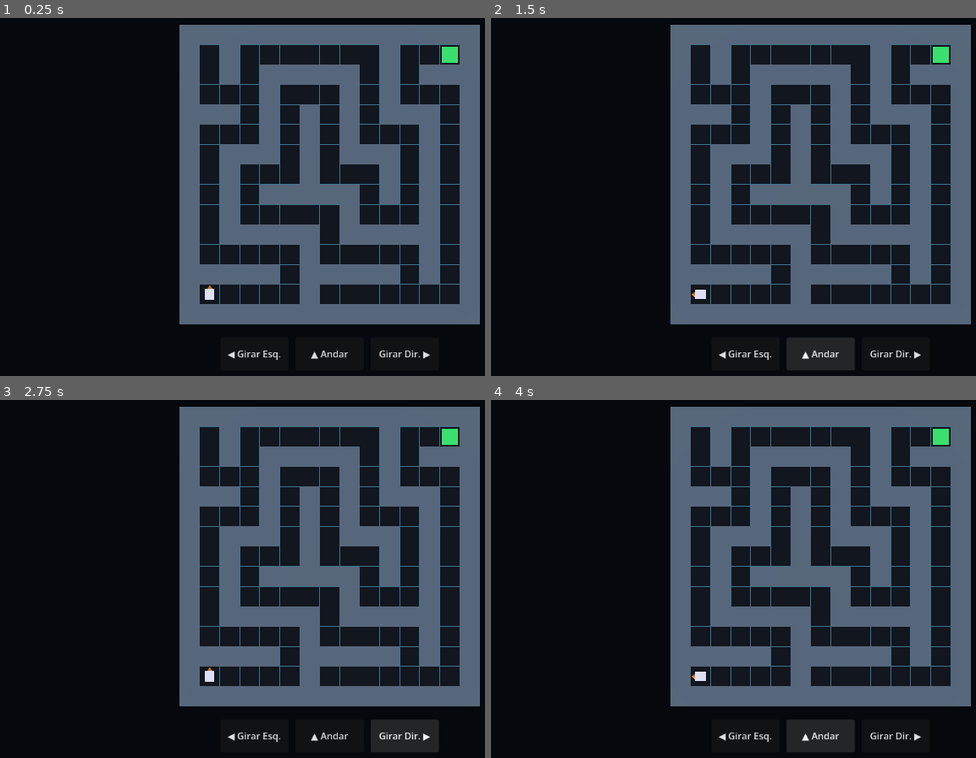
Above: before the commit, frames 1-4 (two rows, left to right).
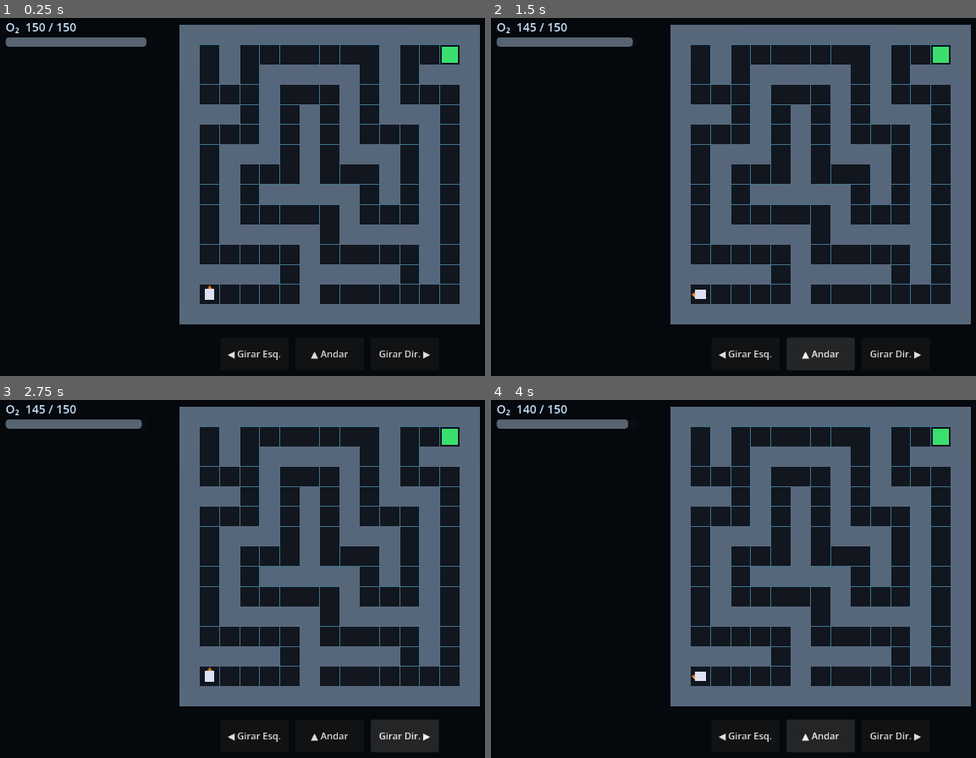
Above: after the commit, the same moments.

Repository: Brendler17/JD
Game: Godot game, scene res://scenes/main/main.tscn
Same seed, same stepped clock (60 frames per second), same inputs: the game is played once before the commit and once after it.
Inputs:
- Up to frame 1 (0.25 s): no input
- Up to frame 2 (1.5 s): click "◀ Girar Esq." at 0.5 s; click "▲ Andar" at 1.25 s
- Up to frame 3 (2.75 s): click "Girar Dir. ▶" at 2 s
- Up to frame 4 (4 s): click "◀ Girar Esq." at 2.75 s; click "▲ Andar" at 3.5 s

The runs differ from the first frame. In frame 1, 0.9% of the frame differs, in the area x 1-31%, y 1-9%; in frame 2, 0.9%; in frame 3, 0.9%; in frame 4, 0.9%.

Commit message:
feat: implementa GameState com oxigênio, vitória/derrota e reinício

Diff:
--- a/project.godot
+++ b/project.godot
@@ -22,6 +22,7 @@
 [autoload]
 
 EventBus="*res://scripts/autoload/event_bus.gd"
+GameState="*res://scripts/autoload/game_state.gd"
 
 [dotnet]
 
--- a/scenes/main/main.tscn
+++ b/scenes/main/main.tscn
@@ -1,10 +1,12 @@
-[gd_scene load_steps=10 format=3 uid="uid://bqqfv4d7oitwm"]
+[gd_scene load_steps=12 format=3 uid="uid://bqqfv4d7oitwm"]
 
 [ext_resource type="PackedScene" path="res://scenes/entities/capsule.tscn" id="1_capsule"]
 [ext_resource type="PackedScene" path="res://scenes/ui/movement_panel.tscn" id="2_panel"]
 [ext_resource type="Shader" path="res://assets/shaders/debug_grid.gdshader" id="3_grid"]
 [ext_resource type="Resource" path="res://resources/maze_configs/campaign_01.tres" id="4_maze"]
 [ext_resource type="Script" path="res://scripts/systems/maze_builder.gd" id="5_builder"]
+[ext_resource type="PackedScene" path="res://scenes/ui/oxygen_gauge.tscn" id="6_gauge"]
+[ext_resource type="PackedScene" path="res://scenes/ui/game_over_screen.tscn" id="7_gameover"]
 
 [sub_resource type="Environment" id="Env_debug"]
 background_mode = 1
@@ -50,3 +52,7 @@
 [node name="UI" type="CanvasLayer" parent="."]
 
 [node name="MovementPanel" parent="UI" instance=ExtResource("2_panel")]
+
+[node name="OxygenGauge" parent="UI" instance=ExtResource("6_gauge")]
+
+[node name="GameOverScreen" parent="UI" instance=ExtResource("7_gameover")]
--- /dev/null
+++ b/scenes/ui/game_over_screen.tscn
@@ -0,0 +1,53 @@
+[gd_scene load_steps=2 format=3]
+
+[ext_resource type="Script" path="res://scripts/ui/game_over_screen.gd" id="1_screen"]
+
+[node name="GameOverScreen" type="Control"]
+layout_mode = 3
+anchors_preset = 15
+anchor_right = 1.0
+anchor_bottom = 1.0
+grow_horizontal = 2
+grow_vertical = 2
+script = ExtResource("1_screen")
+
+[node name="Dim" type="ColorRect" parent="."]
+layout_mode = 1
+anchors_preset = 15
+anchor_right = 1.0
+anchor_bottom = 1.0
+grow_horizontal = 2
+grow_vertical = 2
+color = Color(0, 0, 0, 0.75)
+
+[node name="Center" type="CenterContainer" parent="."]
+layout_mode = 1
+anchors_preset = 15
+anchor_right = 1.0
+anchor_bottom = 1.0
+grow_horizontal = 2
+grow_vertical = 2
+
+[node name="Content" type="VBoxContainer" parent="Center"]
+layout_mode = 2
+theme_override_constants/separation = 16
+
+[node name="TitleLabel" type="Label" parent="Center/Content"]
+unique_name_in_owner = true
+layout_mode = 2
+theme_override_font_sizes/font_size = 40
+text = "FIM"
+horizontal_alignment = 1
+
+[node name="SubtitleLabel" type="Label" parent="Center/Content"]
+unique_name_in_owner = true
+layout_mode = 2
+horizontal_alignment = 1
+
+[node name="RetryButton" type="Button" parent="Center/Content"]
+unique_name_in_owner = true
+custom_minimum_size = Vector2(200, 48)
+layout_mode = 2
+size_flags_horizontal = 4
+focus_mode = 0
+text = "Tentar novamente"
--- /dev/null
+++ b/scenes/ui/oxygen_gauge.tscn
@@ -0,0 +1,24 @@
+[gd_scene load_steps=2 format=3]
+
+[ext_resource type="Script" path="res://scripts/ui/oxygen_gauge.gd" id="1_gauge"]
+
+[node name="OxygenGauge" type="VBoxContainer"]
+offset_left = 24.0
+offset_top = 24.0
+offset_right = 264.0
+offset_bottom = 80.0
+mouse_filter = 2
+script = ExtResource("1_gauge")
+
+[node name="OxygenLabel" type="Label" parent="."]
+unique_name_in_owner = true
+theme_override_font_sizes/font_size = 20
+text = "O₂  150 / 150"
+
+[node name="OxygenBar" type="ProgressBar" parent="."]
+unique_name_in_owner = true
+custom_minimum_size = Vector2(240, 16)
+mouse_filter = 2
+max_value = 150.0
+value = 150.0
+show_percentage = false
--- a/scripts/autoload/event_bus.gd
+++ b/scripts/autoload/event_bus.gd
@@ -8,11 +8,19 @@
 signal request_rotate_left
 signal request_rotate_right
 
+# --- Intenções vindas da UI (fluxo de partida) ---
+signal request_restart
+
 # --- Fatos emitidos pela Capsule após executar uma ação ---
 signal capsule_moved(new_position: Vector2i, direction: Vector2i)
 signal capsule_rotated(new_direction: Vector2i)
 ## Tentou andar para uma célula bloqueada (parede ou fora do labirinto); a cápsula não se moveu.
 signal capsule_collided(blocked_cell: Vector2i, direction: Vector2i)
+## Entrou na célula de saída. Emitido ANTES de capsule_moved desse mesmo passo,
+## para que chegar à saída tenha prioridade sobre o custo de oxigênio do passo.
+signal capsule_reached_exit(exit_cell: Vector2i)
 
 # --- Fatos emitidos por sistemas de estado/recursos ---
-signal oxygen_changed(new_value: float)
+signal oxygen_changed(current: float, maximum: float)
+## Fim da partida: vitória (chegou à saída) ou derrota (oxigênio esgotado).
+signal game_over(won: bool)
--- /dev/null
+++ b/scripts/autoload/game_state.gd
@@ -0,0 +1,66 @@
+extends Node
+## Autoload com o estado da partida (State Pattern, via enum) e o oxigênio.
+## Não conhece Capsule, UI nem labirinto: reage apenas a fatos do EventBus
+## e publica de volta oxygen_changed / game_over.
+## UIs podem LER `state` e `oxygen` diretamente (ex.: valor inicial ao entrar na cena),
+## mas mudanças de estado só acontecem por sinais.
+
+enum State { PLAYING, WON, LOST }
+
+const MAX_OXYGEN := 150.0
+const OXYGEN_COST_MOVE := 1.0
+const OXYGEN_COST_COLLISION := 5.0
+
+var state: State = State.PLAYING
+var oxygen: float = MAX_OXYGEN
+
+
+func _ready() -> void:
+	EventBus.capsule_moved.connect(_on_capsule_moved)
+	EventBus.capsule_collided.connect(_on_capsule_collided)
+	EventBus.capsule_reached_exit.connect(_on_capsule_reached_exit)
+	EventBus.request_restart.connect(_on_request_restart)
+	_start_run()
+
+
+func _start_run() -> void:
+	state = State.PLAYING
+	oxygen = MAX_OXYGEN
+	EventBus.oxygen_changed.emit(oxygen, MAX_OXYGEN)
+
+
+func _on_capsule_moved(_new_position: Vector2i, _direction: Vector2i) -> void:
+	_consume_oxygen(OXYGEN_COST_MOVE)
+
+
+func _on_capsule_collided(_blocked_cell: Vector2i, _direction: Vector2i) -> void:
+	_consume_oxygen(OXYGEN_COST_COLLISION)
+
+
+## Chegar à saída vence mesmo que o passo use o último oxigênio:
+## a Capsule emite este sinal antes de capsule_moved, então o custo do passo
+## já encontra a partida encerrada e é ignorado.
+func _on_capsule_reached_exit(_exit_cell: Vector2i) -> void:
+	if state == State.PLAYING:
+		_end_run(State.WON)
+
+
+func _consume_oxygen(amount: float) -> void:
+	if state != State.PLAYING:
+		return
+	oxygen = maxf(oxygen - amount, 0.0)
+	EventBus.oxygen_changed.emit(oxygen, MAX_OXYGEN)
+	if oxygen <= 0.0:
+		_end_run(State.LOST)
+
+
+func _end_run(final_state: State) -> void:
+	state = final_state
+	EventBus.game_over.emit(final_state == State.WON)
+
+
+## Reinicia a partida: zera o estado e recarrega a cena atual
+## (Capsule, labirinto e UI voltam ao estado inicial).
+func _on_request_restart() -> void:
+	_start_run()
+	get_tree().reload_current_scene()
--- a/scripts/entities/capsule.gd
+++ b/scripts/entities/capsule.gd
@@ -50,6 +50,7 @@
 ## Pega o deslocamento correspondente à direção atual (dicionário GRID_OFFSET) e calcula a célula alvo.
 ## Se a matriz disser que ela é bloqueada, a cápsula fica parada e emite capsule_collided;
 ## senão, atualiza grid_position e a posição 3D, e emite capsule_moved ("fui pra cá, nessa direção").
+## Se a célula for a saída, emite capsule_reached_exit antes de capsule_moved (vitória tem prioridade sobre o custo do passo).
 func _on_request_move_forward() -> void:
 	var direction: Vector2i = GRID_OFFSET[facing]
 	var target := grid_position + direction
@@ -58,6 +59,8 @@
 		return
 	grid_position = target
 	position = Grid.grid_to_world(grid_position)
+	if maze and maze.is_exit(grid_position):
+		EventBus.capsule_reached_exit.emit(grid_position)
 	EventBus.capsule_moved.emit(grid_position, direction)
 
 ## Rotates chamam _rotate_facing(-1) ou _rotate_facing(1), que usa wrapi()
--- /dev/null
+++ b/scripts/ui/game_over_screen.gd
@@ -0,0 +1,24 @@
+extends Control
+## Tela de fim de partida (vitória/derrota). Fica oculta até EventBus.game_over;
+## o botão "Tentar novamente" apenas emite a intenção request_restart,
+## e quem reinicia de fato é o GameState.
+
+@onready var _title_label: Label = %TitleLabel
+@onready var _subtitle_label: Label = %SubtitleLabel
+@onready var _retry_button: Button = %RetryButton
+
+
+func _ready() -> void:
+	hide()
+	EventBus.game_over.connect(_on_game_over)
+	_retry_button.pressed.connect(EventBus.request_restart.emit)
+
+
+func _on_game_over(won: bool) -> void:
+	if won:
+		_title_label.text = "SAÍDA ALCANÇADA"
+		_subtitle_label.text = "A cápsula encontrou o caminho para fora."
+	else:
+		_title_label.text = "OXIGÊNIO ESGOTADO"
+		_subtitle_label.text = "O silêncio tomou conta da cápsula."
+	show()
--- a/scripts/ui/movement_panel.gd
+++ b/scripts/ui/movement_panel.gd
@@ -3,6 +3,7 @@
 ## "Dumb UI": não conhece a Capsule nem o oxigênio. Cada botão apenas emite
 ## a intenção correspondente no EventBus; quem executa (e quem cobra o custo)
 ## são os sistemas que escutam esses sinais.
+## Ao fim da partida (EventBus.game_over), os botões são desabilitados.
 
 @onready var _rotate_left_button: Button = %RotateLeftButton
 @onready var _move_forward_button: Button = %MoveForwardButton
@@ -13,3 +14,9 @@
 	_rotate_left_button.pressed.connect(EventBus.request_rotate_left.emit)
 	_move_forward_button.pressed.connect(EventBus.request_move_forward.emit)
 	_rotate_right_button.pressed.connect(EventBus.request_rotate_right.emit)
+	EventBus.game_over.connect(_on_game_over)
+
+
+func _on_game_over(_won: bool) -> void:
+	for button in [_rotate_left_button, _move_forward_button, _rotate_right_button]:
+		button.disabled = true
--- /dev/null
+++ b/scripts/ui/oxygen_gauge.gd
@@ -0,0 +1,24 @@
+extends VBoxContainer
+## Indicador de oxigênio (barra + texto). "Dumb UI": só exibe o que o
+## EventBus informa; o valor inicial é lido do GameState ao entrar na cena,
+## pois o primeiro oxygen_changed pode ter sido emitido antes da UI existir.
+
+## Abaixo desta fração do máximo, o indicador muda para a cor de alerta.
+const LOW_OXYGEN_RATIO := 0.25
+const NORMAL_COLOR := Color(0.8, 0.9, 1.0)
+const LOW_COLOR := Color(1.0, 0.35, 0.3)
+
+@onready var _label: Label = %OxygenLabel
+@onready var _bar: ProgressBar = %OxygenBar
+
+
+func _ready() -> void:
+	EventBus.oxygen_changed.connect(_on_oxygen_changed)
+	_on_oxygen_changed(GameState.oxygen, GameState.MAX_OXYGEN)
+
+
+func _on_oxygen_changed(current: float, maximum: float) -> void:
+	_bar.max_value = maximum
+	_bar.value = current
+	_label.text = "O₂  %d / %d" % [ceili(current), int(maximum)]
+	modulate = LOW_COLOR if current <= maximum * LOW_OXYGEN_RATIO else NORMAL_COLOR
Not shown, added: scripts/autoload/game_state.gd.uid
Not shown, added: scripts/ui/game_over_screen.gd.uid
Not shown, added: scripts/ui/oxygen_gauge.gd.uid
Not shown, changed: docs/GDD.md
Not shown, changed: docs/TDD.md
